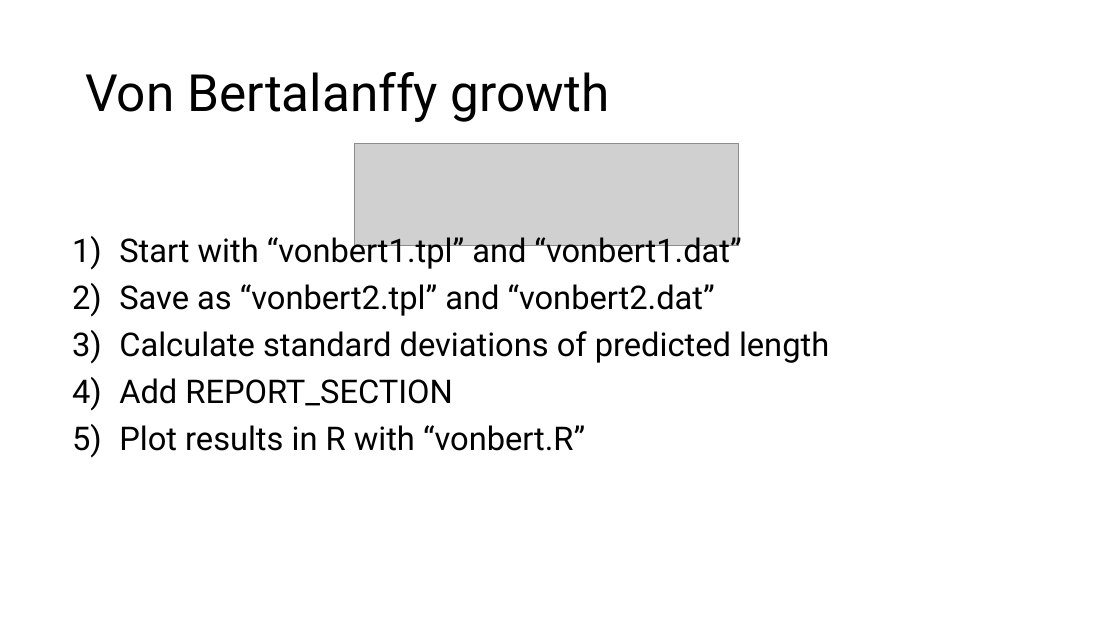
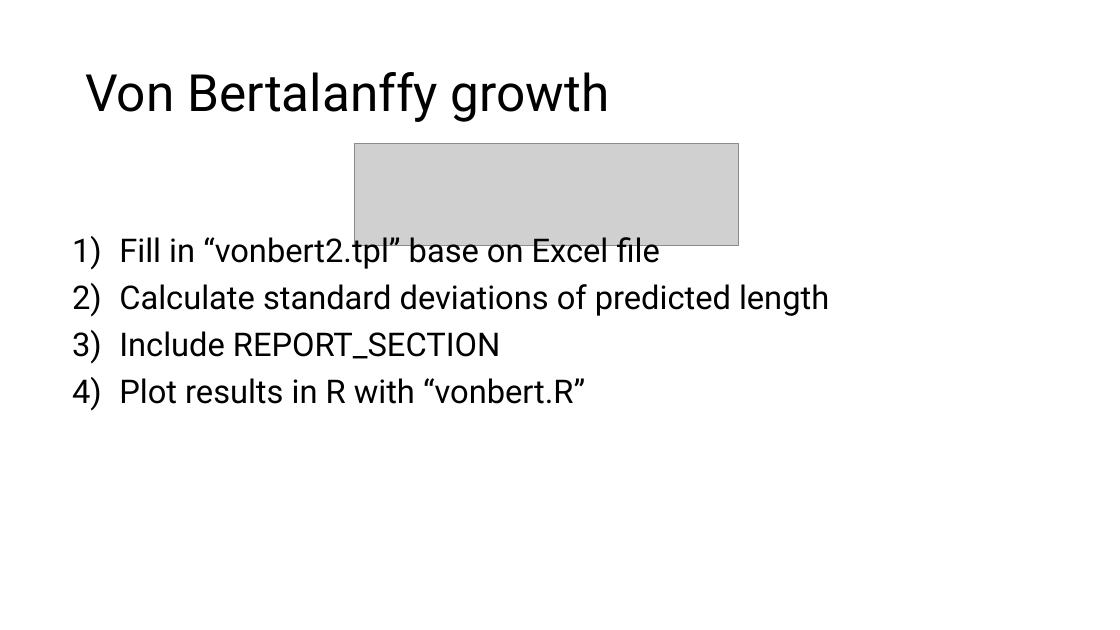
Before and after one commit to merrillrudd/ADMB_course, a slide deck: slide 2 of Day2/2a_Nonlinear/Nonlinear models.pptx. Drawn at 1120x630 pixels with LibreOffice and Linux fonts; fonts in the diff are those of the drawing; grey boxes stand for pictures. Boxes give left, top, right and bottom in pixels: in the first picture for what was removed or moved away, otherwise in the second. Text is boxed around its words. In the diff, an @@ line names an element or a change of style, - is before the commit and + after.

```diff
--- a/Day2/2a_Nonlinear/Nonlinear models.pptx
+++ b/Day2/2a_Nonlinear/Nonlinear models.pptx
@@ text at (119,233,660,271): text changed @@
-1) Start with “vonbert1.tpl” and “vonbert1.dat”
-2) Save as “vonbert2.tpl” and “vonbert2.dat”
+1) Fill in “vonbert2.tpl” base on Excel file
@@ text at (119,331,500,359): text changed @@
-4) Add REPORT_SECTION
+3) Include REPORT_SECTION
```
Also in this commit, not shown: 1 other slide changed, 1 slide removed, 18 other files.
